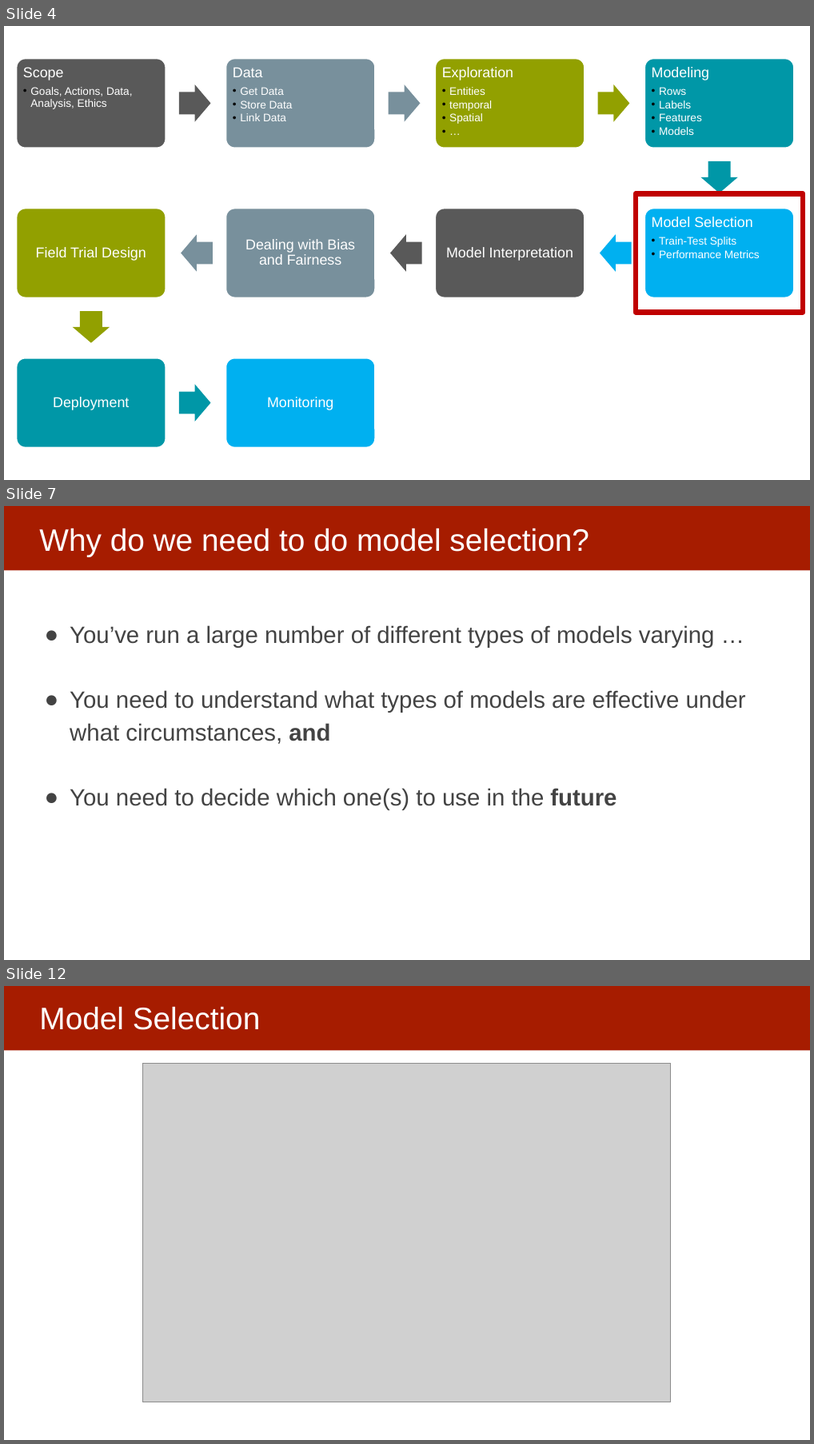
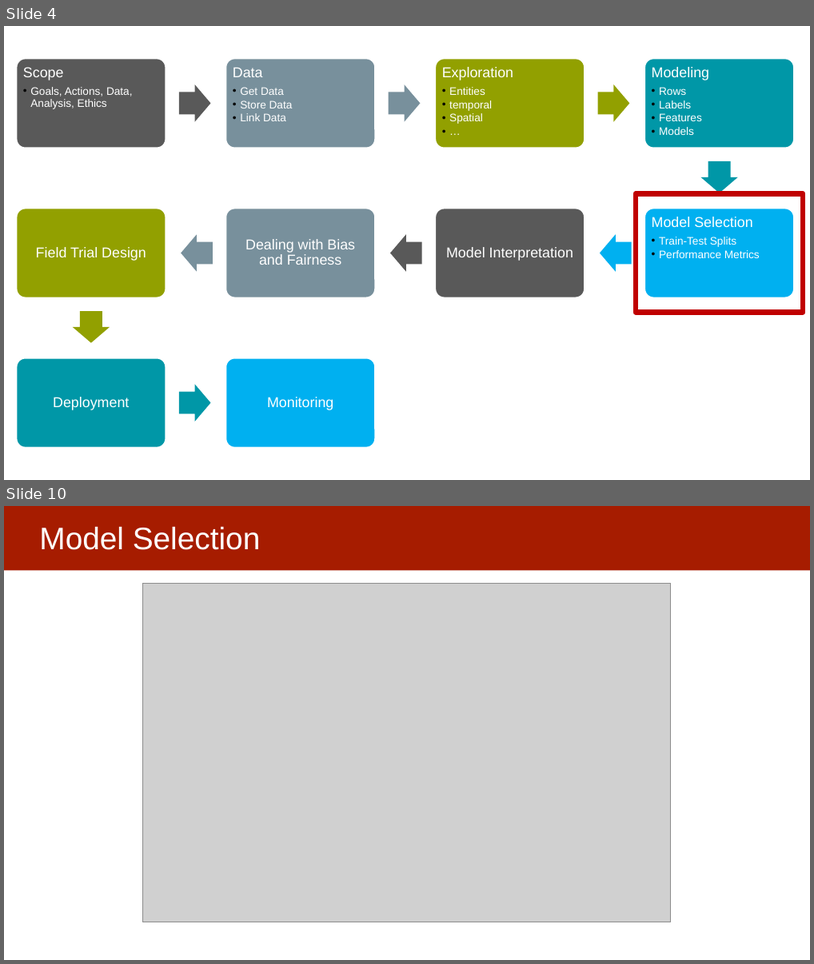
Before and after one commit to dssg/mlforpublicpolicylab, a slide deck: Lectures/15-ml-in-practice-and-model-selection-part-3.pptx. Shown one above the other, each under a label of ours: slides 4, 7 and 12 before the commit, slides 4 and 10 after it; the slides between them are not shown. The pictures are 814x1444 and 814x964 pixels, drawn with LibreOffice and Linux fonts; fonts in the diff are those of the drawing; grey boxes stand for pictures. Boxes give left, top, right and bottom in pixels: in the first picture for what was removed or moved away, otherwise in the second. Text is boxed around its words. In the diff, an @@ line names an element or a change of style, - is before the commit and + after.

```diff
--- a/Lectures/15-ml-in-practice-and-model-selection-part-3.pptx
+++ b/Lectures/15-ml-in-practice-and-model-selection-part-3.pptx
@@ slide 7 removed at box(4, 506, 810, 960), background #FFFFFF; not listed: 1 template element that a slide beside it also shows @@
@@ title removed at box(39, 528, 590, 556) @@
-Why do we need to do model selection?
@@ text removed at box(70, 625, 746, 810) @@
-● You’ve run a large number of different types of models varying …
-● You need to understand what types of models are effective under what circumstances, and
-● You need to decide which one(s) to use in the future
@@ what was slide 12 is now slide 10 @@
```
Also in this commit, not shown: 2 slides changed, 11 slides added, 11 other slides removed.
